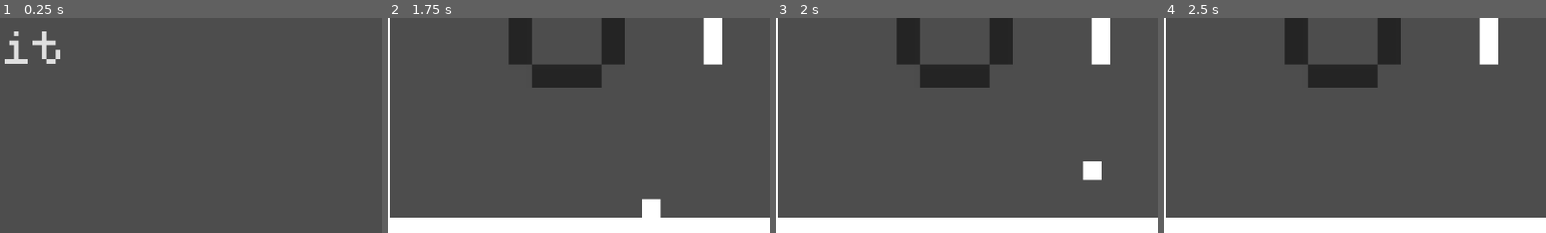
Above: before the commit, frames 1-4 (left to right).
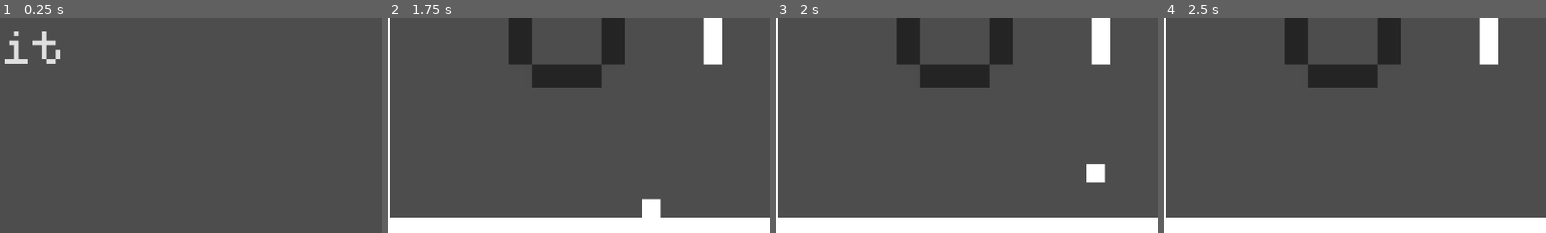
Above: after the commit, the same moments.

Repository: ChrisCee2/20gc1pong
Game: Godot game, scene res://Menus/main_menu.tscn
Same seed, same stepped clock (60 frames per second), same inputs: the game is played once before the commit and once after it. Sound files missing from this copy of the repository are replaced by a short silence.
Inputs (mouse positions are % of the whole screen's width and height, from its top left):
- Up to frame 1 (0.25 s): no input
- Up to frame 2 (1.75 s): click "Start Game" at 0.5 s; move the mouse to (72, 45) at 1.27 s
- Up to frame 3 (2 s): no input
- Up to frame 4 (2.5 s): move the mouse to (30, 55) at 2.02 s
The pictures show only the part of the screen within x 50-100%, y 50-100%; the shares and areas given below are measured in that part.

Frames 1-2 are identical in both runs. In frame 3, 0.3% of the frame differs, in the area x 80-87%, y 66-77%; in frame 4, nothing differs.

Commit message:
GC201-11: Add sfx for ball contact

Diff:
--- a/GameObjects/ball.gd
+++ b/GameObjects/ball.gd
@@ -5,6 +5,9 @@
 @export var start_speed: float = 1.0
 
 @onready var sprite: Sprite2D = $Sprite2D
+
+var hit_wall_sfx = preload("res://Assets/SFX/HitWallSFX.wav")
+var hit_paddle_sfx = preload("res://Assets/SFX/HitPaddleSFX.wav")
 
 var is_active: bool = false
 var current_speed: float = start_speed
@@ -40,26 +43,15 @@
 	if not is_active:
 		return
 
-	# Paddle bounce logic
 	handlePaddleBounce()
-
+	handleWallBounce(distance_from_lower_bound, distance_from_upper_bound)
 	var curr_velocity = velocity
 
-	# Wall bounce logic
-	if distance_from_lower_bound <= 0 || distance_from_upper_bound <= 0:
-		velocity *= Vector2(1.0, -1.0)
-		velocity = velocity.normalized() * current_speed
-		curr_velocity = velocity
-	if velocity.y < 0:
-		var y = min(abs(curr_velocity.y), distance_from_upper_bound)
-		var factor = abs(curr_velocity.y) / y
-		curr_velocity /= factor
-		curr_velocity.y = -y
-	elif velocity.y > 0:
-		var y = min(curr_velocity.y, distance_from_lower_bound)
-		var factor = abs(curr_velocity.y) / y
-		curr_velocity /= factor
-		curr_velocity.y = y
+	# If approaching wall and velocity would make it pass wall, make it not
+	if velocity.y < 0 and distance_from_upper_bound < curr_velocity.y:
+		curr_velocity = scaleVelocityForWallBounce(curr_velocity, distance_from_upper_bound)
+	elif velocity.y > 0 and velocity.y < 0 and distance_from_lower_bound < curr_velocity.y:
+		curr_velocity = scaleVelocityForWallBounce(curr_velocity, distance_from_lower_bound)
 	global_position += curr_velocity
 
 func getBounceVelocity() -> Vector2:
@@ -80,12 +72,28 @@
 		if paddle is Paddle and isBallOverlappingPaddle(paddle):
 			collidingPaddles.append(paddle)
 			if paddle not in paddlesBeingCollidedWith:
+				AudioManager.play_audio(hit_paddle_sfx)
 				var direction_x = 1 if velocity.x < 0 else -1
 				var angle = deg_to_rad(paddle.getBounceAngle(global_position))
 				var x = cos(angle)
 				var y = sin(angle)
 				velocity = paddle.get_bounce_direction(global_position) * start_speed;
 	paddlesBeingCollidedWith = collidingPaddles
+
+func handleWallBounce(
+	distance_from_lower_bound: float,
+	distance_from_upper_bound: float) -> void:
+	if distance_from_lower_bound <= 0 || distance_from_upper_bound <= 0:
+		AudioManager.play_audio(hit_wall_sfx)
+		velocity *= Vector2(1.0, -1.0)
+		velocity = velocity.normalized() * current_speed
+
+func scaleVelocityForWallBounce(current_velocity: Vector2, y: float) -> Vector2:
+	AudioManager.play_audio(hit_wall_sfx)
+	var factor = abs(current_velocity.y) / y
+	current_velocity /= factor
+	current_velocity.y = -y
+	return current_velocity
 
 func getDistanceFromUpperBound() -> float:
 	if not arena:
Not shown, added: Assets/SFX/HitPaddleSFX.wav.import
Not shown, added: Assets/SFX/HitWallSFX.wav.import
Not shown, added: Assets/SFX/HitPaddleSFX.wav
Not shown, added: Assets/SFX/HitWallSFX.wav
